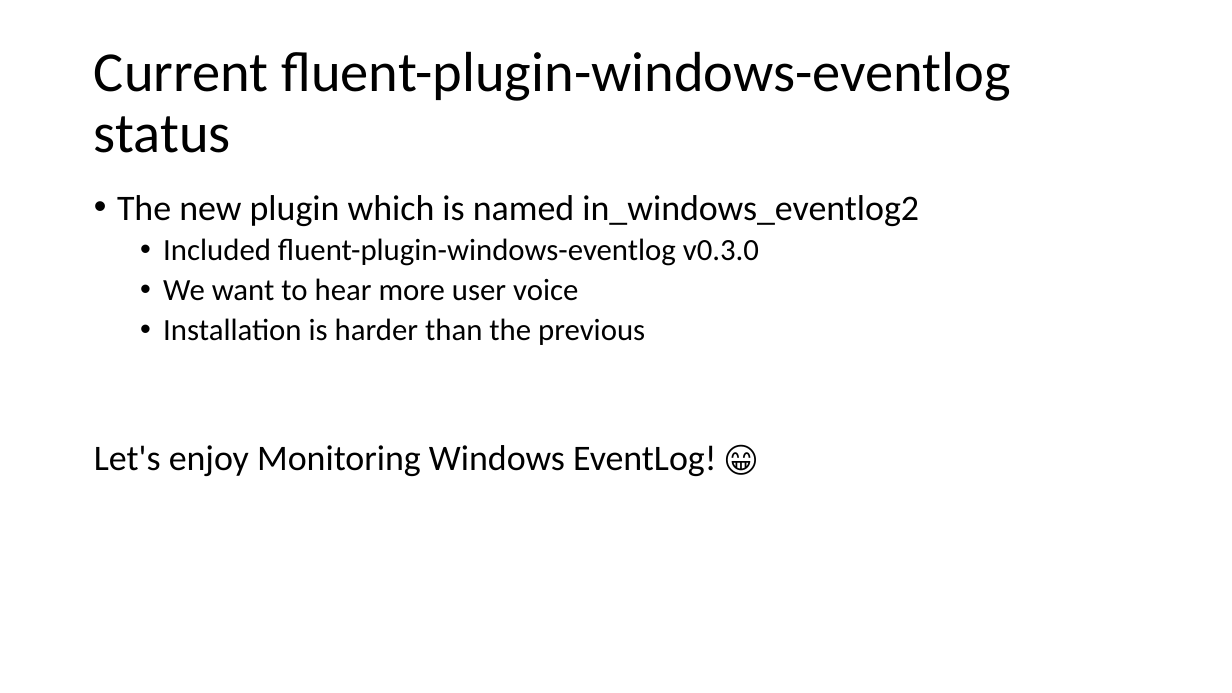
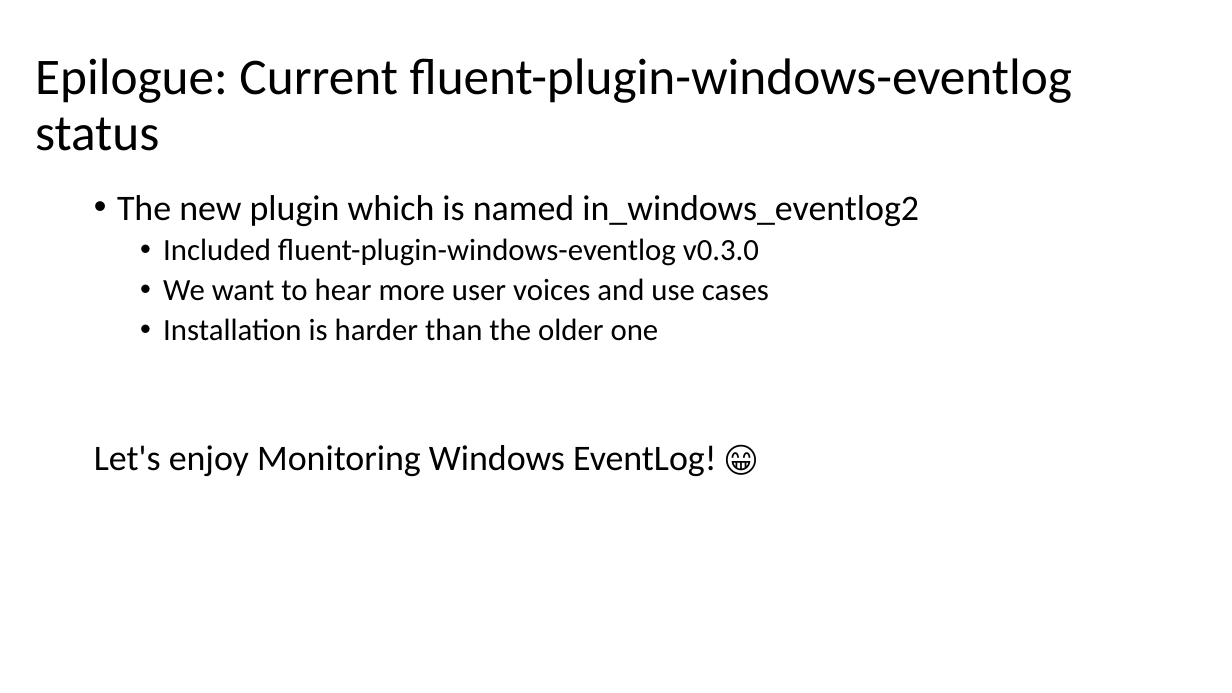
Before and after one commit to cosmo0920/fluentd-meetup-slide-20190717, a slide deck: slide 45 of Fluentd meetup 2019.pptx. Drawn at 1232x693 pixels with LibreOffice and Linux fonts; fonts in the diff are those of the drawing. Boxes give left, top, right and bottom in pixels: in the first picture for what was removed or moved away, otherwise in the second. Text is boxed around its words. In the diff, an @@ line names an element or a change of style, - is before the commit and + after.

```diff
--- a/Fluentd meetup 2019.pptx
+++ b/Fluentd meetup 2019.pptx
@@ title at [35, 58, 1072, 151]: text changed; size 44 to 40 pt @@
-Current fluent-plugin-windows-eventlog status
+Epilogue: Current fluent-plugin-windows-eventlog status
@@ text at [163, 278, 769, 341]: text changed @@
-  • We want to hear more user voice
-  • Installation is harder than the previous
+  • We want to hear more user voices and use cases
+  • Installation is harder than the older one
```
Also in this commit, not shown: 2 other slides changed.
